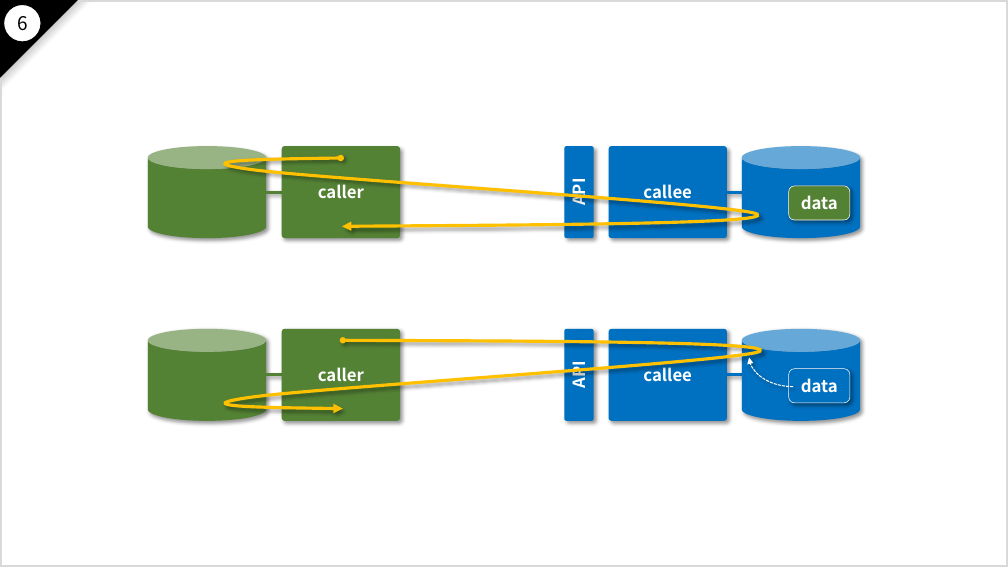
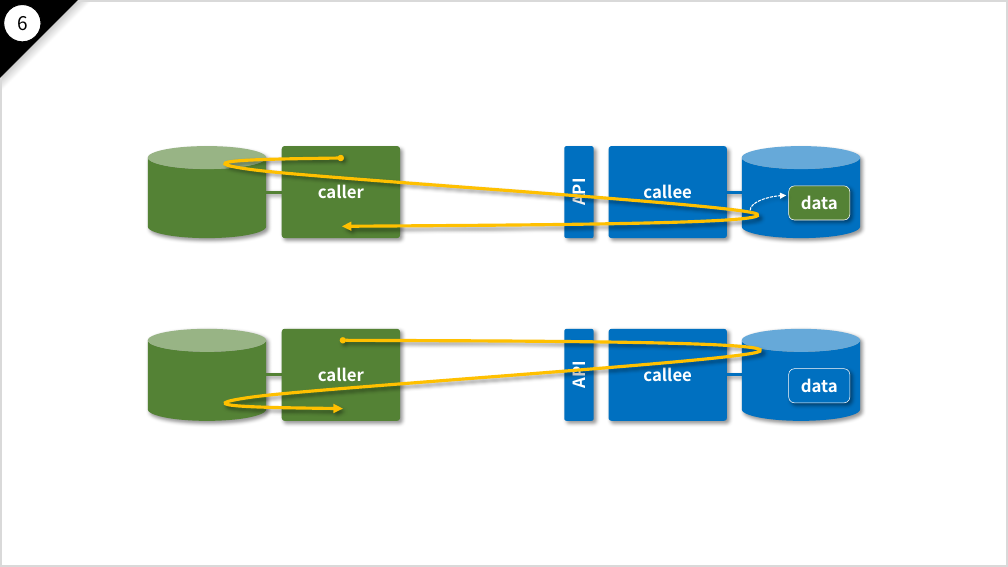
Before and after one commit to nakayama-kazuki/2021, a slide deck: slide 153 of pptx/power-punch-v2.pptx (slide 152 before the commit). Drawn at 1008x567 pixels with LibreOffice and Linux fonts; fonts in the diff are those of the drawing. Boxes give left, top, right and bottom in pixels: in the first picture for what was removed or moved away, otherwise in the second. Text is boxed around its words. In the diff, an @@ line names an element or a change of style, - is before the commit and + after.

```diff
--- a/pptx/power-punch-v2.pptx
+++ b/pptx/power-punch-v2.pptx
@@ curved arrow added from (750, 210) to (786, 196), #FFFFFF 1 pt dashed @@
@@ curved arrow removed from (793, 386) to (749, 358) @@
```
Also in this commit, not shown: 9 other slides changed, 2 slides added.
